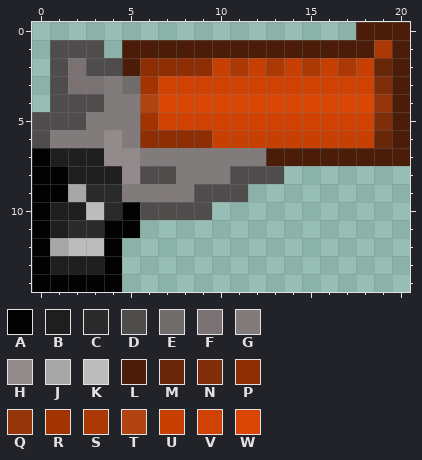
Pixel-art sprite: Assets/Textures/Flaregun.png. The picture above is the old version.
The file is 42x30 pixels, drawn in blocks of 2x2; one block is one cell here. Colours within 5 levels of each other are drawn and written as one.
Palette (. is transparent): A #020202  B #1e1e1e  C #2b2a2a  D #4f4c4c  E #726d6d  F #7a7272  G #817b7b  H #938b8b  J #a7a7a7  K #bdbcbc  L #4b1d09  M #69270a  N #802e0a  P #8d2e04  Q #96350a  R #a33402  S #ac3805  T #b24412  U #c73f03  V #d04203  W #d94605
And afterwards:
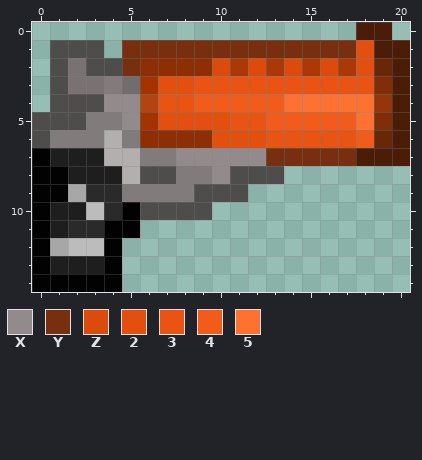
Colours new in this view: X #938b8b  Y #772f10  Z #db4c0c  2 #e24f0e  3 #e95412  4 #f15c1a  5 #ff7131
The exact change:
@@ palette @@
-H #938b8b
+H #b4afaf
@@ x 0..20 @@
- 0 ..................LLL
- 1 .DDD.LLLLLLLLLLLLLLSL
- 2 .DFDDLPPPPUSUSUSUSUML
- 3 .DFFGERVVVVVVVVVVVVNL
- 4 .DDDGGTWWWWWWWWWWWWQL
- 5 DDDGGGRVVVVVVVVVVVVNL
- 6 DGGGHGPPPPUUUUUUUUUML
- 7 ABBBHHGGGGGGGLLLLLLLL
- 8 AABBBHDDGGGDDD.......
+ 0 ..................LL.
+ 1 .DDD.YYYYYYYYYYYYY2LL
+ 2 .DFDDYPPPPZSZSZSZS2ML
+ 3 .DFFGER223333333333NL
+ 4 .DDDXXT334444455555QL
+ 5 DDDGGXR222233444445NL
+ 6 DGGGHGPPPP222333334ML
+ 7 ABBBHHGGXXXXXYYYYYLLL
+ 8 AABBBHDDGGXDDD.......
  9 AAJCCGGGGDDD.........
Changed places in both pictures, as pixel boxes (x1, y1, x2, y2):
changed: (104, 22, 410, 184)
